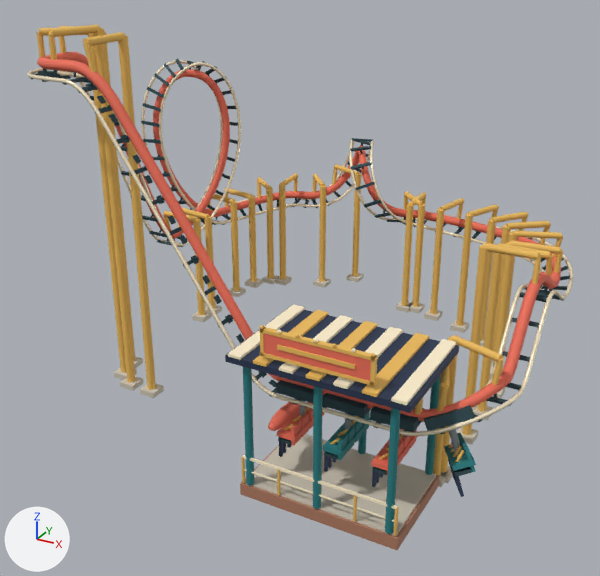
The glTF model games/brightway-park/public/art/models/ride_inverted.glb: old version first, new version second.
The view is the same before and after, from a camera (50 mm lens) standing at (13.7, -26.0, 15.5) and looking at (0.5, -1.9, 3.4). Lighting does not change. The marker at lower left points along +X, +Y and +Z. The older version comes first. Where no turn or scale is listed for an object, it has been applied to the vertices.

Names of what the first picture shows: 'ride_inverted_0', 'ride_inverted_1', 'ride_inverted_2', 'ride_inverted_3', 'ride_inverted_4', 'ride_inverted_5', 'ride_inverted_6', 'ride_inverted_7', 'ride_inverted_8' and 1 more.
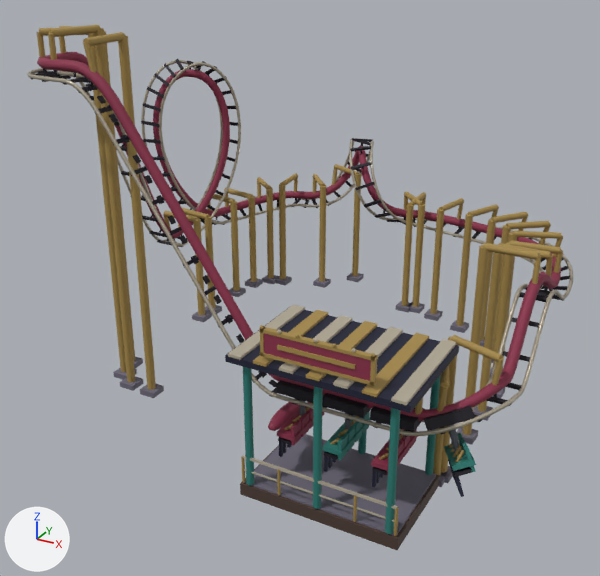
Pixel boxes (x1, y1, x2, y2) of what changed, in the pictures (600 x 576 px):
'ride_inverted_3', recoloured: (37, 25, 563, 536) in both
'ride_inverted_1', recoloured: (37, 52, 561, 476) in both
'ride_inverted_4', recoloured: (113, 272, 505, 535) in both
'ride_inverted_0', recoloured: (27, 60, 574, 436) in both
'ride_inverted_6', recoloured: (228, 304, 456, 522) in both
'ride_inverted_5', recoloured: (240, 445, 440, 550) in both

The change in detail:
Material 'Material_0' (mat_material_0) changes colour from beige #fff1cf to grey #b1a895; in linear values from (1.0, 0.88, 0.624) to (0.44, 0.392, 0.301).
Material 'Material_1' (mat_material_1) changes colour from red #ef7059 to red #8c2f4a; in linear values from (0.863, 0.162, 0.0999) to (0.262, 0.0284, 0.0685).
Material 'Material_3' (mat_material_3) changes colour from orange #edbc5c to brown #a68a4a; in linear values from (0.847, 0.503, 0.107) to (0.381, 0.254, 0.0685).
Material 'Material_4' (mat_material_4) changes colour from pale yellow #cfc7b6 to grey #6e6a7a; in linear values from (0.624, 0.571, 0.468) to (0.156, 0.144, 0.195).
Material 'Material_5' (mat_material_5) changes colour from brown #ad7960 to brown #4d3b33; in linear values from (0.418, 0.191, 0.117) to (0.0742, 0.0437, 0.0331).
Material 'Material_6' (mat_material_6) changes colour from beige #fff1cf to grey #b1a895; in linear values from (1.0, 0.88, 0.624) to (0.44, 0.392, 0.301).
